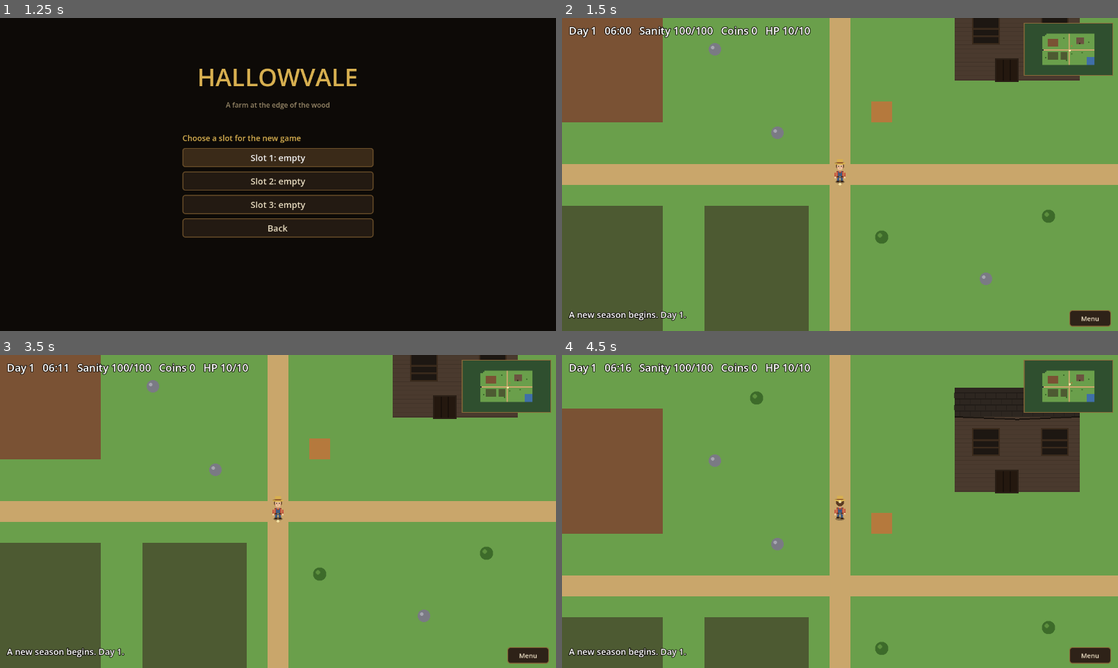
Above: before the commit, frames 1-4 (two rows, left to right).
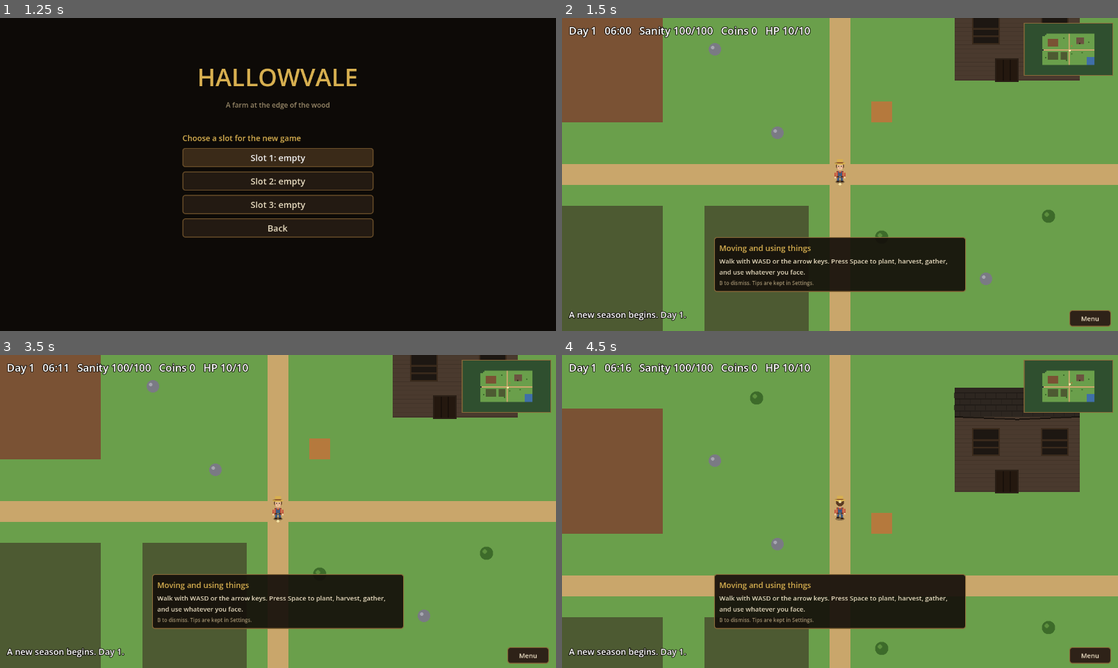
Above: after the commit, the same moments.

Repository: joshj1108/CrowCreekHollow
Game: Godot game, scene res://scenes/main.tscn
Two runs of this game, one before a commit and one after it. Both use one fixed random seed, a clock stepped at 60 frames per second and the inputs below.
Inputs (mouse positions are in pixels of both pictures, inside the frame that each line leads up to):
- Up to frame 1 (1.25 s): click "New Game" at 0.5 s
- Up to frame 2 (1.5 s): click "Slot 1: empty" at 1.25 s
- Up to frame 3 (3.5 s): click "Menu" at 2 s; click "Skills K" at 2.75 s
- Up to frame 4 (4.5 s): tap Space (use) at 3.5, 4.25 s; move the mouse to (812, 574) at 3.52 s; hold W (move_up) from 3.53 s (still down); tap U (buildings) at 3.6 s; click (812, 574) at 3.67 s; tap H (house) at 3.8, 4.35 s; move the mouse to (1006, 558) at 4.27 s; click (1006, 558) at 4.42 s

Frame 1 is identical in both runs. In frame 2, 7.9% of the frame differs, in the area x 27-73%, y 70-88%; in frame 3, 7.9%; in frame 4, 7.9%.

Commit message:
Add a tutorial that teaches each part of the farm as it's reached
Tips show one at a time in a card at the bottom of the screen. The first
ones appear when a new game starts, and later ones as the player reaches
sleeping, chores, repairs, buildings, hens, the cellar, smelting, and the
mine. Each shows once, B dismisses it, and the Settings menu keeps the
ones seen. Saves keep what has been seen.

Co-Authored-By: Claude Haiku 5.5 <noreply@anthropic.com>
Claude-Session: https://claude.ai/code/session_016EvHBYyFANDWxunM27u84C

Diff:
--- a/scripts/main.gd
+++ b/scripts/main.gd
@@ -117,6 +117,22 @@
 
 const MAX_STAGE := 3        # 0 = seed, 3 = ready to harvest
 const STAGE_NAMES := ["Decrepit", "Boarded", "Patched", "Restored"]
+# The tutorial: short tips that appear one at a time as the player reaches each part of the farm.
+# Each shows once, and the Settings menu keeps the ones already seen. When the condition is met, see _tip_ready.
+const TIPS := [
+	{"id": "move", "title": "Moving and using things", "text": "Walk with WASD or the arrow keys. Press Space to plant, harvest, gather, and use whatever you face."},
+	{"id": "menus", "title": "Menus", "text": "K Skills, I Inventory, G Gear, C Craft, Q Quests, H House, U Buildings, J Achievements. Esc opens Settings, and time stops while it's open."},
+	{"id": "farm", "title": "Growing food", "text": "Face a soil tile and press Space to plant a seed. Crops ripen over days. Face a ripe crop and press Space to harvest it."},
+	{"id": "sleep", "title": "Sleeping", "text": "Walk to the bed in the bedroom and press Space from 18:00 to save and end the day. Stay up past 03:00 and you collapse, which lowers your sanity limit."},
+	{"id": "chores", "title": "Keeping house", "text": "The house wears down a little each night. Tidy it and mend a board each day from the House menu (H). Chores you skip add wear."},
+	{"id": "repair", "title": "Repairing the farmhouse", "text": "Repair the house from the House menu (H). Each stage restores it inside and out, and unlocks rooms and features."},
+	{"id": "buildings", "title": "Buildings", "text": "Build the workshop, coop, and barn from the Buildings menu (U). Pick a spot on open grass, press Space to place it, and B to cancel."},
+	{"id": "quests", "title": "Quests", "text": "The Quests menu (Q) lists what the farm asks of you. Press Details on a quest to read its story."},
+	{"id": "hens", "title": "Hens", "text": "Stand beside the coop, facing it, and press Space to buy and feed hens. A fed hen lays an egg each morning."},
+	{"id": "cellar", "title": "Storing crops", "text": "Stand beside the root cellar and press Space to store or take crops. Nothing spoils in the cellar."},
+	{"id": "smelt", "title": "Smelting and preserving", "text": "Stand beside the furnace and press Space to smelt ore into bars. The smokehouse preserves food, and the cooler keeps fish fresh."},
+	{"id": "cave", "title": "The mine", "text": "The cave is at the west edge of the farm. Each day it lays out differently, with ore to mine and creatures to watch for."},
+]
 # Cost to reach the next house stage, and the Carpentry level it needs.
 const REPAIR_COSTS := [
 	{"wood": 3, "fiber": 2, "level": 1},
@@ -496,6 +512,15 @@
 var save_slot := 1                  # which save slot this game reads and writes
 var world_started := false         # false while the start screen is up
 var title_menu: TitleMenu
+var tips_seen: Dictionary = {}     # tip id -> true, once it has been shown
+var tip_queue: Array = []          # tip ids waiting their turn
+var tip_showing := ""              # the tip on screen now, or ""
+var tip_timer := 0.0
+var tip_cooldown := 0.0
+var tip_check_timer := 0.0
+var tip_panel: PanelContainer
+var tip_title_label: Label
+var tip_body_label: Label
 
 # Night events: picked by day so the nights vary. "shadow" says where it appears.
 const NIGHT_EVENTS := [
@@ -685,6 +710,7 @@
 	_build_interior()
 	_build_world()
 	_build_hud()
+	_build_tip_panel()
 	_build_action_bar()
 	_update_shadow_tile()
 	if loaded:
@@ -715,6 +741,7 @@
 		_handle_keys()
 		_refresh_panel()
 		return
+	_update_tips(delta)
 	clock += delta
 	_update_hens(delta)
 	current_hour = START_HOUR + clock / DAY_LENGTH * (DAY_END_HOUR - START_HOUR)
@@ -1288,6 +1315,125 @@
 	minimap.update_view(map, TILE_COLORS, brush.keys(), player_tile, tonight_shadow)
 
 
+# --- Tutorial tips ----------------------------------------------------------
+
+# Each tip has a trigger. Tips are checked once a second and queue up, then show one at a time
+# while nothing else is open. A tip shows once, and its text stays in the Settings menu.
+func _tip_ready(id: String) -> bool:
+	match id:
+		"move", "menus", "farm":
+			return true
+		"sleep":
+			return current_hour >= 17.0
+		"chores", "repair", "buildings", "quests":
+			return day >= 2
+		"hens":
+			return coop_built
+		"cave":
+			return day >= 3
+		"smelt":
+			return furnace_built or smokehouse_built
+		"cellar":
+			return cellar_built
+	return false
+
+
+func _update_tips(delta: float) -> void:
+	tip_check_timer -= delta
+	if tip_check_timer <= 0.0:
+		tip_check_timer = 1.0
+		for tip in TIPS:
+			var id: String = tip["id"]
+			if not tips_seen.has(id) and not tip_queue.has(id) and id != tip_showing and _tip_ready(id):
+				tip_queue.append(id)
+	if tip_showing != "":
+		tip_timer -= delta
+		if tip_timer <= 0.0:
+			_hide_tip()
+		return
+	tip_cooldown = maxf(tip_cooldown - delta, 0.0)
+	if tip_queue.size() > 0 and tip_cooldown <= 0.0 and open_tab == "" and placing == "":
+		_show_tip(str(tip_queue.pop_front()))
+
+
+func _show_tip(id: String) -> void:
+	var tip := _tip_data(id)
+	tip_showing = id
+	tips_seen[id] = true
+	tip_timer = 16.0
+	tip_title_label.text = str(tip["title"])
+	tip_body_label.text = str(tip["text"])
+	tip_panel.visible = true
+
+
+func _hide_tip() -> void:
+	tip_showing = ""
+	tip_panel.visible = false
+	tip_cooldown = 1.5
+
+
+func _tip_data(id: String) -> Dictionary:
+	for tip in TIPS:
+		if str(tip["id"]) == id:
+			return tip
+	return {"title": "", "text": ""}
+
+
+# The card sits at the bottom of the screen, clear of the top-left messages and the minimap.
+func _build_tip_panel() -> void:
+	var host := message_label.get_parent() as Control
+	tip_panel = PanelContainer.new()
+	var sb := StyleBoxFlat.new()
+	sb.bg_color = Color(0.08, 0.06, 0.04, 0.92)
+	sb.border_color = Color("8a6a3a")
+	sb.set_border_width_all(2)
+	sb.set_corner_radius_all(6)
+	sb.set_content_margin_all(12)
+	tip_panel.add_theme_stylebox_override("panel", sb)
+	tip_panel.set_anchors_preset(Control.PRESET_CENTER_BOTTOM)
+	tip_panel.grow_horizontal = Control.GROW_DIRECTION_BOTH
+	tip_panel.grow_vertical = Control.GROW_DIRECTION_BEGIN
+	tip_panel.offset_left = -290
+	tip_panel.offset_right = 290
+	tip_panel.offset_top = -90
+	tip_panel.offset_bottom = -90
+	tip_panel.custom_minimum_size = Vector2(580, 0)
+	tip_panel.mouse_filter = Control.MOUSE_FILTER_IGNORE
+	tip_panel.visible = false
+	var box := VBoxContainer.new()
+	box.add_theme_constant_override("separation", 6)
+	tip_panel.add_child(box)
+	tip_title_label = Label.new()
+	tip_title_label.add_theme_font_size_override("font_size", 18)
+	tip_title_label.add_theme_color_override("font_color", Color("d8b050"))
+	box.add_child(tip_title_label)
+	tip_body_label = Label.new()
+	tip_body_label.autowrap_mode = TextServer.AUTOWRAP_WORD
+	tip_body_label.custom_minimum_size = Vector2(556, 0)
+	tip_body_label.add_theme_font_size_override("font_size", 15)
+	tip_body_label.add_theme_color_override("font_color", Color("e8dcc0"))
+	box.add_child(tip_body_label)
+	var hint := Label.new()
+	hint.text = "B to dismiss. Tips are kept in Settings."
+	hint.add_theme_font_size_override("font_size", 12)
+	hint.add_theme_color_override("font_color", Color("9a8a6a"))
+	box.add_child(hint)
+	host.add_child(tip_panel)
+
+
+# The seen tips, for the Settings menu.
+func _tip_rows() -> Array:
+	var rows: Array = [{"section": "Tips"}]
+	var any := false
+	for tip in TIPS:
+		if tips_seen.has(tip["id"]):
+			rows.append({"name": tip["title"], "value": tip["text"]})
+			any = true
+	if not any:
+		rows.append({"note": "Tips appear as you reach each part of the farm. The first ones show as soon as you start."})
+	return rows
+
+
 # --- Input and panels --------------------------------------------------------
 
 func _handle_keys() -> void:
@@ -1310,6 +1456,9 @@
 	# Esc or Start opens Settings, or closes it if it's already open.
 	if Input.is_action_just_pressed("settings"):
 		_toggle_tab("Settings")
+	# B dismisses a tip when nothing else is open.
+	if Input.is_action_just_pressed("close_panel") and tip_showing != "" and open_tab == "" and placing == "":
+		_hide_tip()
 	# B closes whatever panel is open.
 	if Input.is_action_just_pressed("close_panel") and open_tab != "":
 		_close_panel()
@@ -1480,7 +1629,7 @@
 		"Barn":
 			rows = _barn_rows()
 		"Settings":
-			rows = _settings_rows()
+			rows = _settings_rows() + _tip_rows()
 	action_bar.show_panel(open_tab, rows)
 
 
@@ -4744,6 +4893,7 @@
 		"hens": hens,
 		"hens_fed_day": hens_fed_day,
 		"hen_unfed_days": hen_unfed_days,
+		"tips_seen": tips_seen.keys(),
 	}
 	var file := FileAccess.open(_save_path(), FileAccess.WRITE)
 	if file != null:
@@ -4835,6 +4985,14 @@
 	hens = int(data.get("hens", 0))
 	hens_fed_day = int(data.get("hens_fed_day", -1))
 	hen_unfed_days = int(data.get("hen_unfed_days", 0))
+	if data.has("tips_seen"):
+		tips_seen = {}
+		for id in data["tips_seen"]:
+			tips_seen[str(id)] = true
+	else:
+		# Saves from before tips existed have seen the tutorial already, so it doesn't flood them.
+		for tip in TIPS:
+			tips_seen[str(tip["id"])] = true
 	if data.has("cave_mined"):
 		cave_mined.clear()
 		for c in data["cave_mined"]:
Not shown, changed: DESIGN.md
